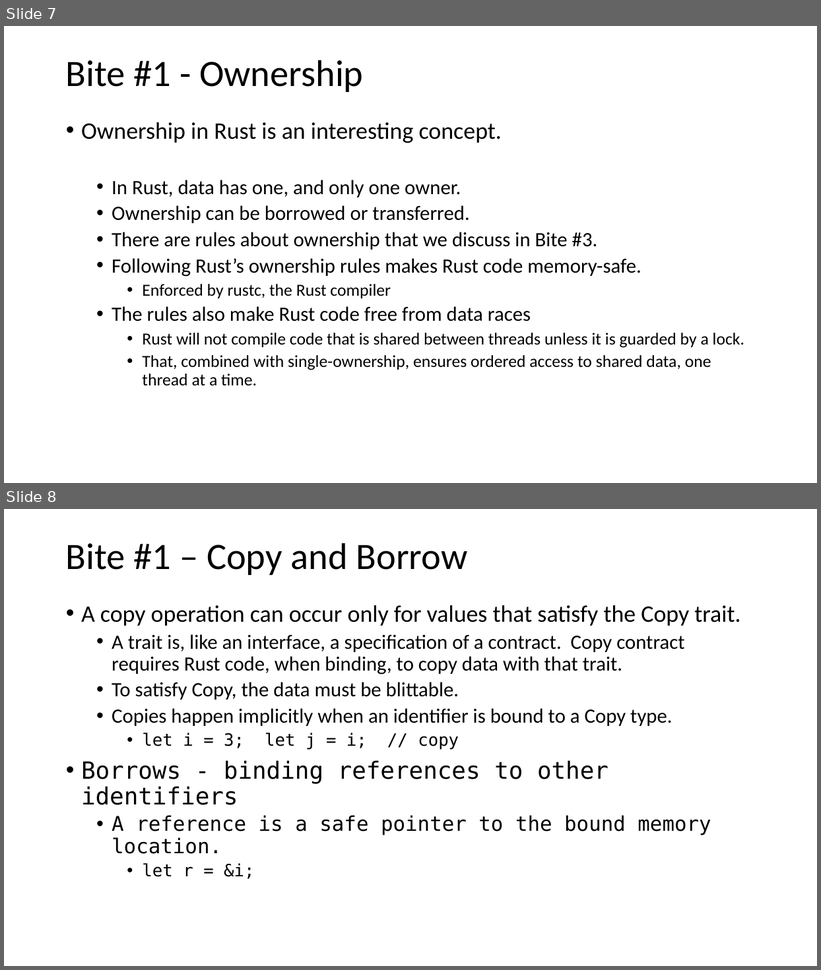
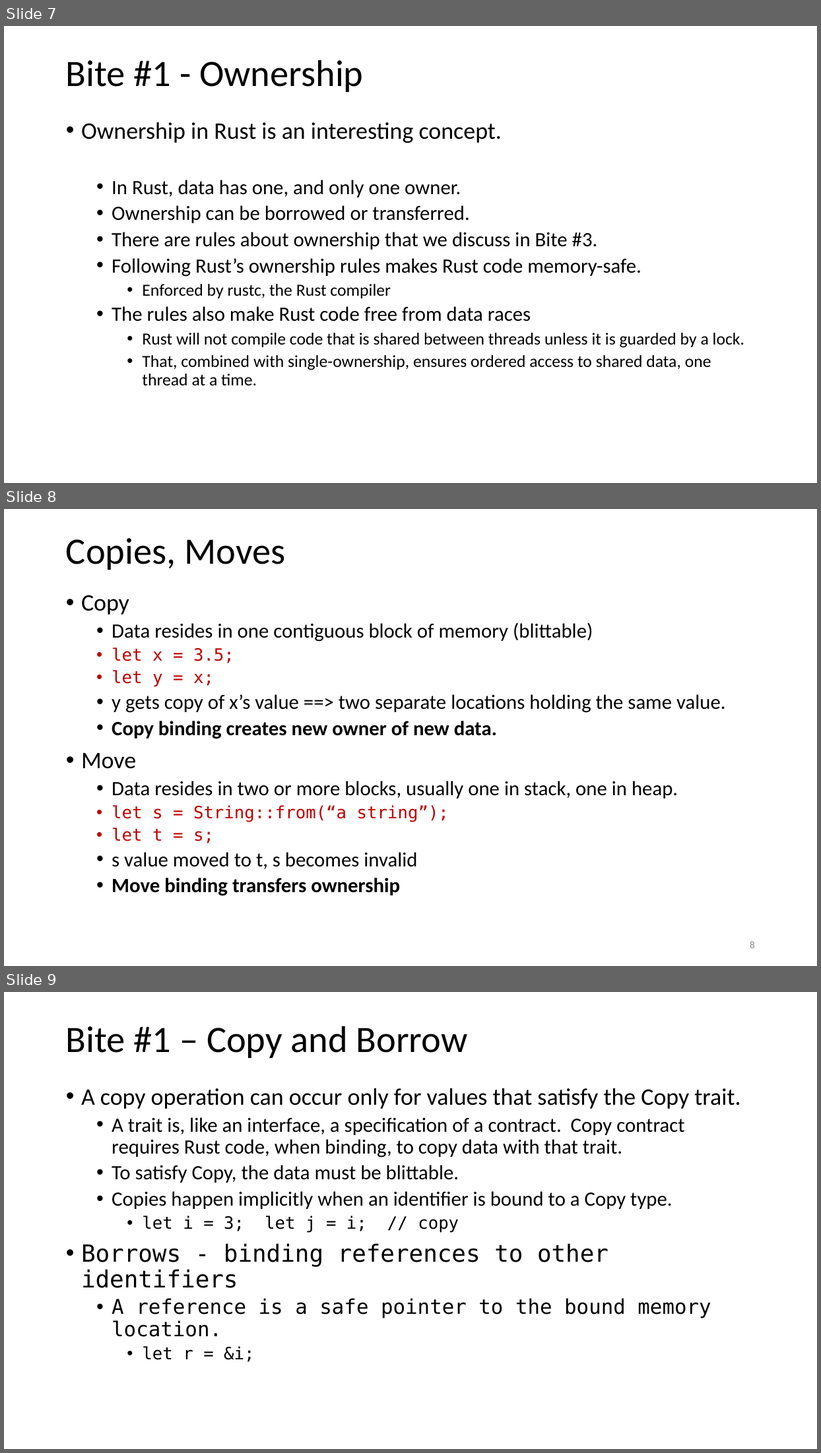
Before and after one commit to JimFawcett/JimFawcett.github.io, a slide deck: Resources/ConsumingRustBite1.pptx. Shown one above the other, each under a label of ours: slides 7 and 8 before the commit, slides 7, 8 and 9 after it. The pictures are 821x970 and 821x1453 pixels, drawn with LibreOffice and Linux fonts; fonts in the diff are those of the drawing. Boxes give left, top, right and bottom in pixels: in the first picture for what was removed or moved away, otherwise in the second. Text is boxed around its words. In the diff, an @@ line names an element or a change of style, - is before the commit and + after.

```diff
--- a/Resources/ConsumingRustBite1.pptx
+++ b/Resources/ConsumingRustBite1.pptx
@@ slide 8 added at [4,509,817,966], background #FFFFFF @@
@@ title added at [66,538,285,570], 44 pt, text #000000 @@
+Copies, Moves
@@ text added at [81,595,726,896], 24 pt, text #000000 @@
+• Copy
+  • Data resides in one contiguous block of memory (blittable)
+  • let x = 3.5;
+  • let y = x;
+  • y gets copy of x’s value ==> two separate locations holding the same value.
+  • Copy binding creates new owner of new data.
+• Move
+  • Data resides in two or more blocks, usually one in stack, one in heap.
+  • let s = String::from(“a string”);
+  • let t = s;
+  • s value moved to t, s becomes invalid
+  • Move binding transfers ownership
@@ page number added at [750,941,755,949], 12 pt, text #8C8C8C @@
+8
@@ what was slide 8 is now slide 9 @@
```
Also in this commit, not shown: 2 slides changed, 14 other files.
